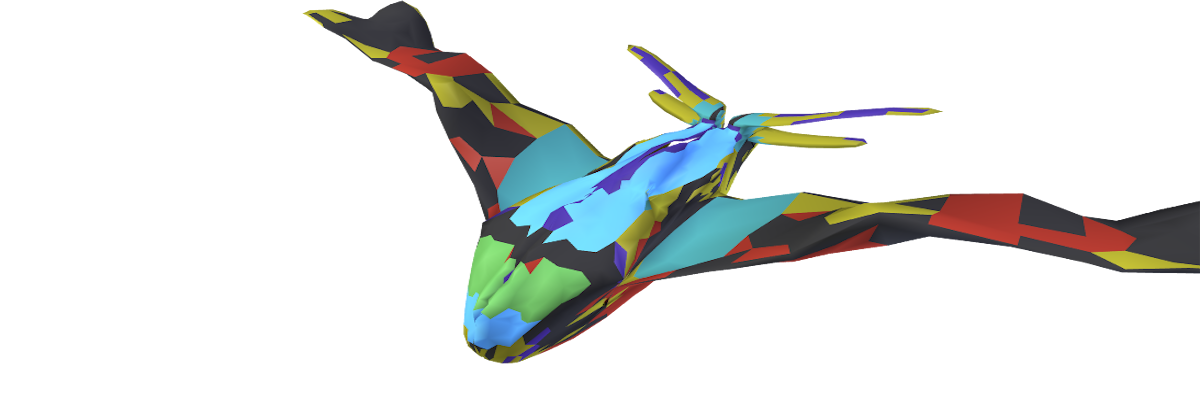
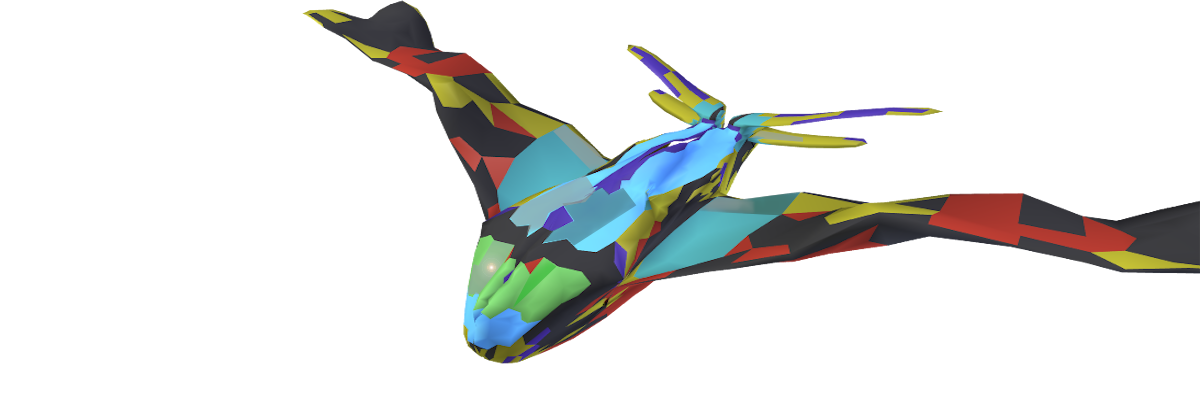
The second (1200, 400) image is a revision of the first. Changes to its layers:
painted on "akra4.png" over (467, 124, 803, 309)
